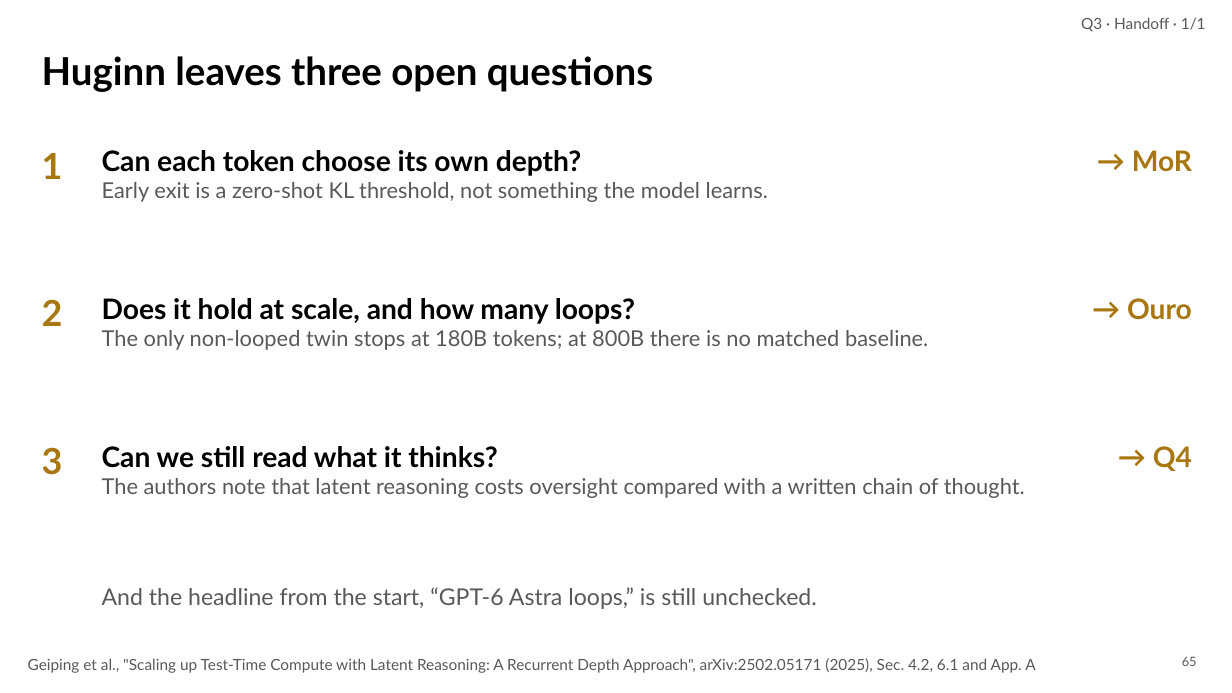
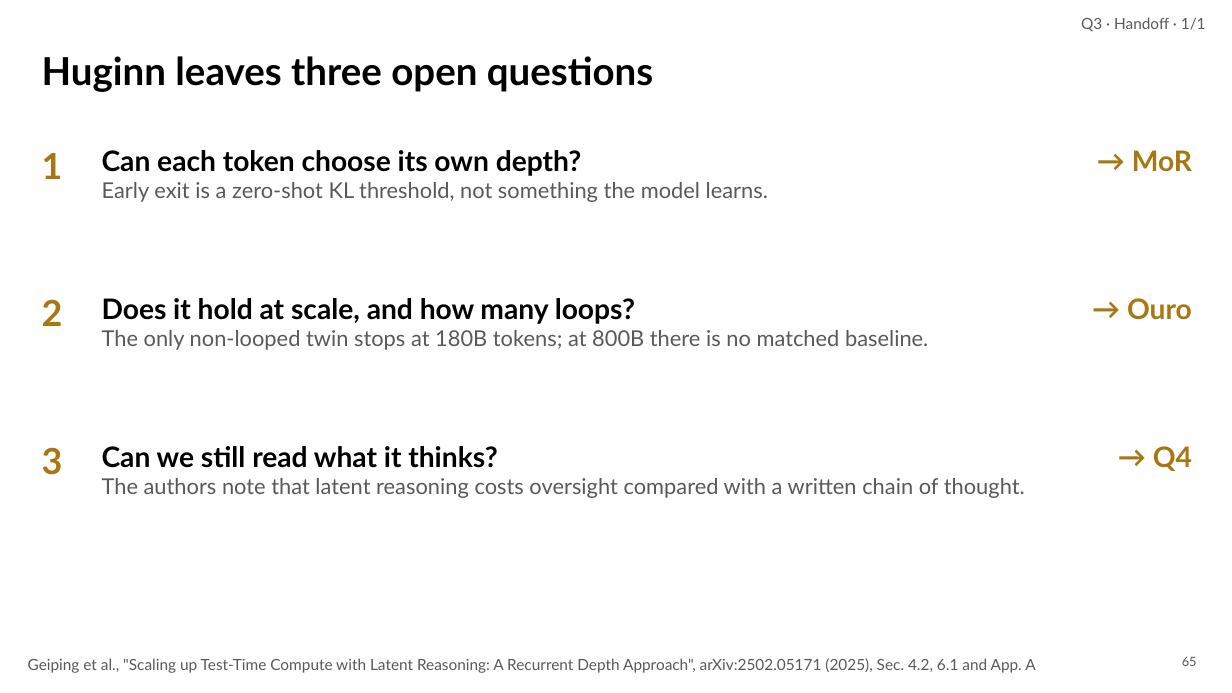
Before and after one commit to irregular6612/agi-hw2, a slide deck: slide 65 of build/out/looped-transformers.pptx. Drawn at 1232x693 pixels with LibreOffice and Linux fonts; fonts in the diff are those of the drawing. Boxes give left, top, right and bottom in pixels: in the first picture for what was removed or moved away, otherwise in the second. Text is boxed around its words. In the diff, an @@ line names an element or a change of style, - is before the commit and + after.

```diff
--- a/build/out/looped-transformers.pptx
+++ b/build/out/looped-transformers.pptx
@@ text removed at bbox=[102, 587, 817, 609] @@
-And the headline from the start, “GPT-6 Astra loops,” is still unchecked.
```
Also in this commit, not shown: 3 other slides changed, 7 other files.
